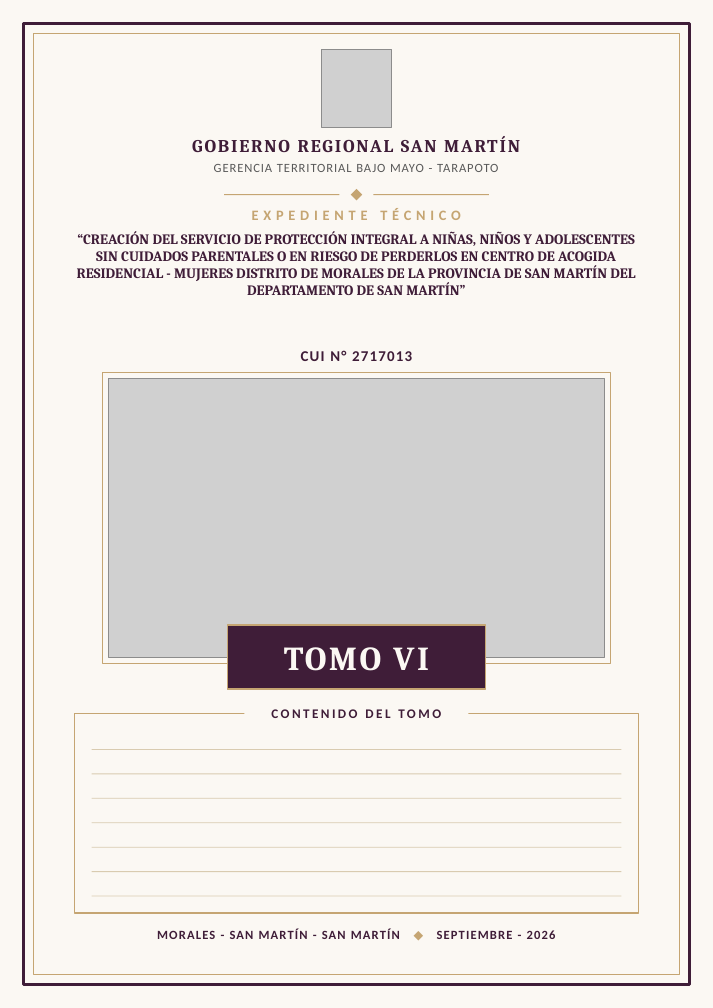
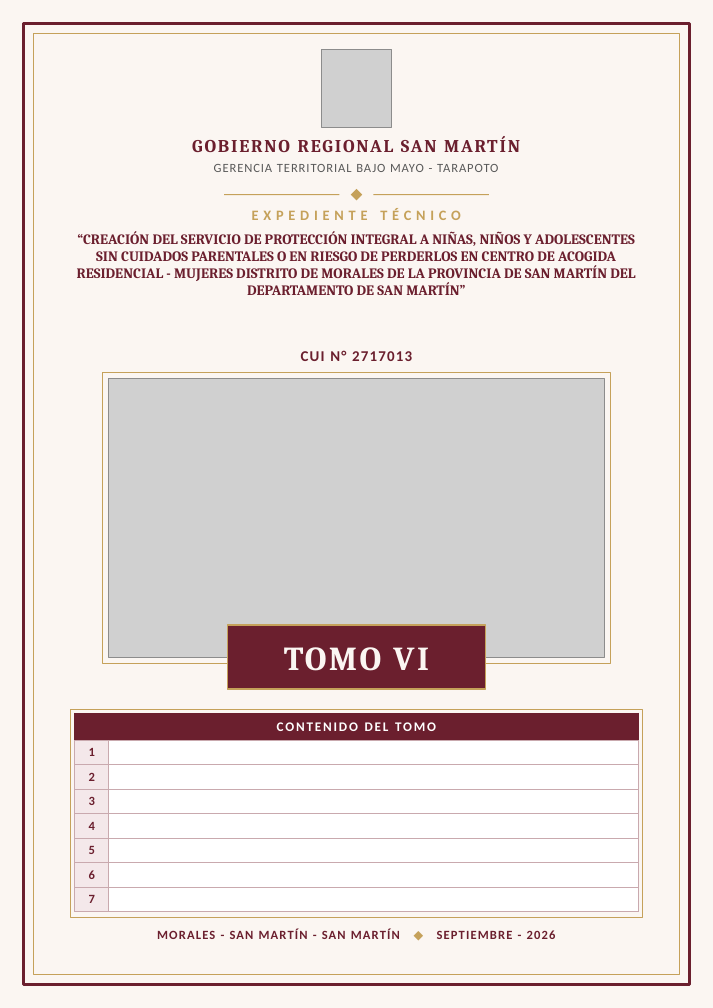
Before and after one commit to josedelcarmenpizarrosuarez10-debug/holaaa, a slide deck: slide 6 of entregables_mujeres/CARATULAS_TOMOS_I_AL_X_CAR_MUJERES.pptx. Drawn at 713x1008 pixels with LibreOffice and Linux fonts; fonts in the diff are those of the drawing; grey boxes stand for pictures. Boxes give left, top, right and bottom in pixels: in the first picture for what was removed or moved away, otherwise in the second. Text is boxed around its words. In the diff, an @@ line names an element or a change of style, - is before the commit and + after.

```diff
--- a/entregables_mujeres/CARATULAS_TOMOS_I_AL_X_CAR_MUJERES.pptx
+++ b/entregables_mujeres/CARATULAS_TOMOS_I_AL_X_CAR_MUJERES.pptx
@@ rectangle at [0,0,713,1008]: fill #FBF8F3 to #FBF6F2 @@
@@ rectangle at [24,24,690,985]: outline #3F1D38 2.5 pt to #6B1F2E 2.5 pt @@
@@ rectangle at [34,34,680,975]: outline #C5A572 0.75 pt to #C5A15A 0.75 pt @@
@@ text "EXPEDIENTE TÉCNICO" at [252,208,461,220]: text colour #C5A572 to #C5A15A @@
@@ fill #C5A572 to #C5A15A in 3 elements at [224,194,340,195], [373,194,489,195], [351,189,362,200] @@
@@ text colour #3F1D38 to #6B1F2E in 3 elements at [401,140,437,152], [77,231,635,295], [301,350,412,361] @@
@@ rectangle at [103,372,610,664]: outline #C5A572 0.75 pt to #C5A15A 0.75 pt @@
@@ text "TOMO VI" at [284,647,429,671]: text colour #FBF8F3 to #FBF6F2 @@
@@ rectangle at [228,625,485,690]: fill #3F1D38 to #6B1F2E; outline #C5A572 1.5 pt to #C5A15A 1.5 pt @@
@@ rectangle: place and size @@
-rectangle at [75,713,639,913]
+rectangle at [71,710,642,917]
@@ rectangle at [71,710,642,917]: outline #C5A572 1 pt to #C5A15A 0.75 pt @@
@@ table added at [75,713,638,911], 8 rows, 2 columns @@
+CONTENIDO DEL TOMO | 
+1 | 
+2 | 
+3 | 
+4 | 
+5 | 
+6 | 
+7 | 
@@ rectangle removed at [244,703,468,724] @@
@@ text removed at [271,709,441,718] @@
-CONTENIDO DEL TOMO
@@ rectangle removed at [91,749,621,750] @@
@@ rectangle removed at [91,773,621,774] @@
@@ rectangle removed at [91,798,621,799] @@
@@ rectangle removed at [91,822,621,823] @@
@@ rectangle removed at [91,847,621,847] @@
@@ rectangle removed at [91,872,621,872] @@
@@ rectangle removed at [91,896,621,897] @@
@@ text "MORALES - SAN MARTÍN - ..." at [157,929,556,939]: text colour #3F1D38 to #6B1F2E; text colour #C5A572 to #C5A15A in "◆" @@
```
Also in this commit, not shown: 9 other slides changed, 8 other files.
